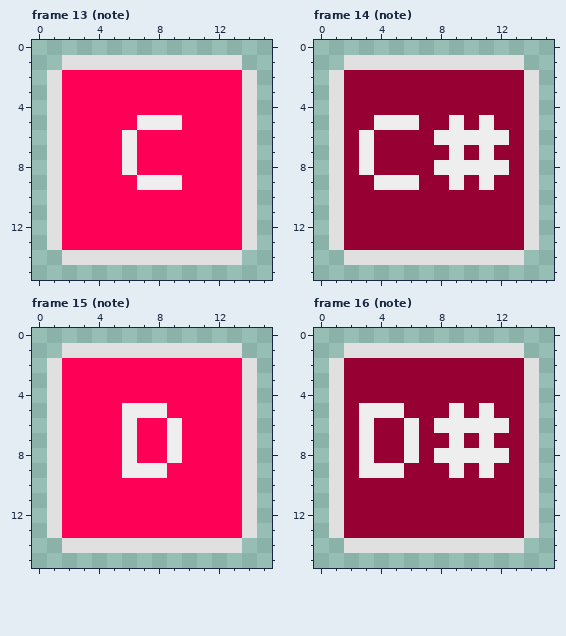
Two states of a pixel-art file, Assets/AnimationImporter/note.ase. The first picture shows the starting point.
16x16 pixels, 48 frames. Shown: frame 13 (note), frame 14 (note), frame 15 (note), frame 16 (note). The commit also changed other frames, which this record leaves out.
Once edited:
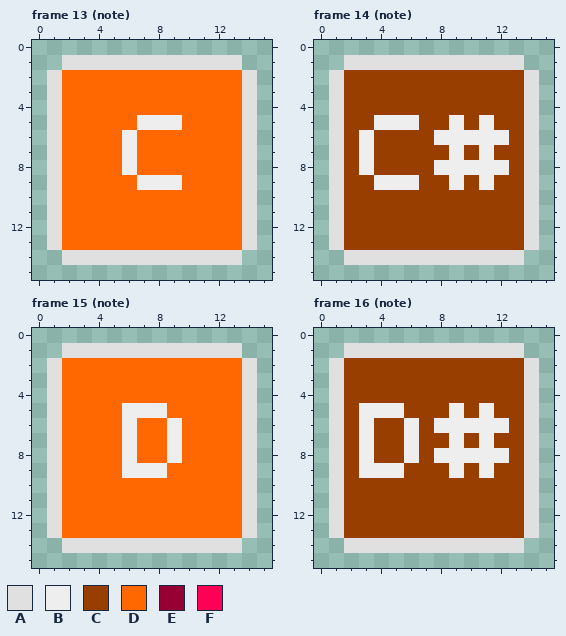
Palette (. is transparent): A #e0e0e0  B #eeeeee  C #973e00  D #ff6800  E #970033  F #ff0057
Message: Add colors to each octave on keyboard.
Difference:
Changed rows in their new state; - is an unchanged pixel.
Frame 13 (note), layer "button":
first column x 2:
 2 DDDDDDDDDDDD
 3 DDDDDDDDDDDD
 4 DDDDDDDDDDDD
 5 DDDDD---DDDD
 6 DDDD-DDDDDDD
 7 DDDD-DDDDDDD
 8 DDDD-DDDDDDD
 9 DDDDD---DDDD
10 DDDDDDDDDDDD
11 DDDDDDDDDDDD
12 DDDDDDDDDDDD
13 DDDDDDDDDDDD
Frame 14 (note), layer "button":
first column x 2:
 2 CCCCCCCCCCCC
 3 CCCCCCCCCCCC
 4 CCCCCCCCCCCC
 5 CC---CC-C-CC
 6 C-CCCC-----C
 7 C-CCCCC-C-CC
 8 C-CCCC-----C
 9 CC---CC-C-CC
10 CCCCCCCCCCCC
11 CCCCCCCCCCCC
12 CCCCCCCCCCCC
13 CCCCCCCCCCCC
Frame 15 (note), layer "button":
first column x 2:
 2 DDDDDDDDDDDD
 3 DDDDDDDDDDDD
 4 DDDDDDDDDDDD
 5 DDDD---DDDDD
 6 DDDD-DD-DDDD
 7 DDDD-DD-DDDD
 8 DDDD-DD-DDDD
 9 DDDD---DDDDD
10 DDDDDDDDDDDD
11 DDDDDDDDDDDD
12 DDDDDDDDDDDD
13 DDDDDDDDDDDD
Frame 16 (note), layer "button":
first column x 2:
 2 CCCCCCCCCCCC
 3 CCCCCCCCCCCC
 4 CCCCCCCCCCCC
 5 C---CCC-C-CC
 6 C-CC-C-----C
 7 C-CC-CC-C-CC
 8 C-CC-C-----C
 9 C---CCC-C-CC
10 CCCCCCCCCCCC
11 CCCCCCCCCCCC
12 CCCCCCCCCCCC
13 CCCCCCCCCCCC
Where, in picture pixels (left, top, right, bottom), the same in both pictures:
changed: (62, 70, 242, 250)
changed: (344, 70, 524, 250)
changed: (62, 358, 242, 538)
changed: (344, 358, 524, 538)
